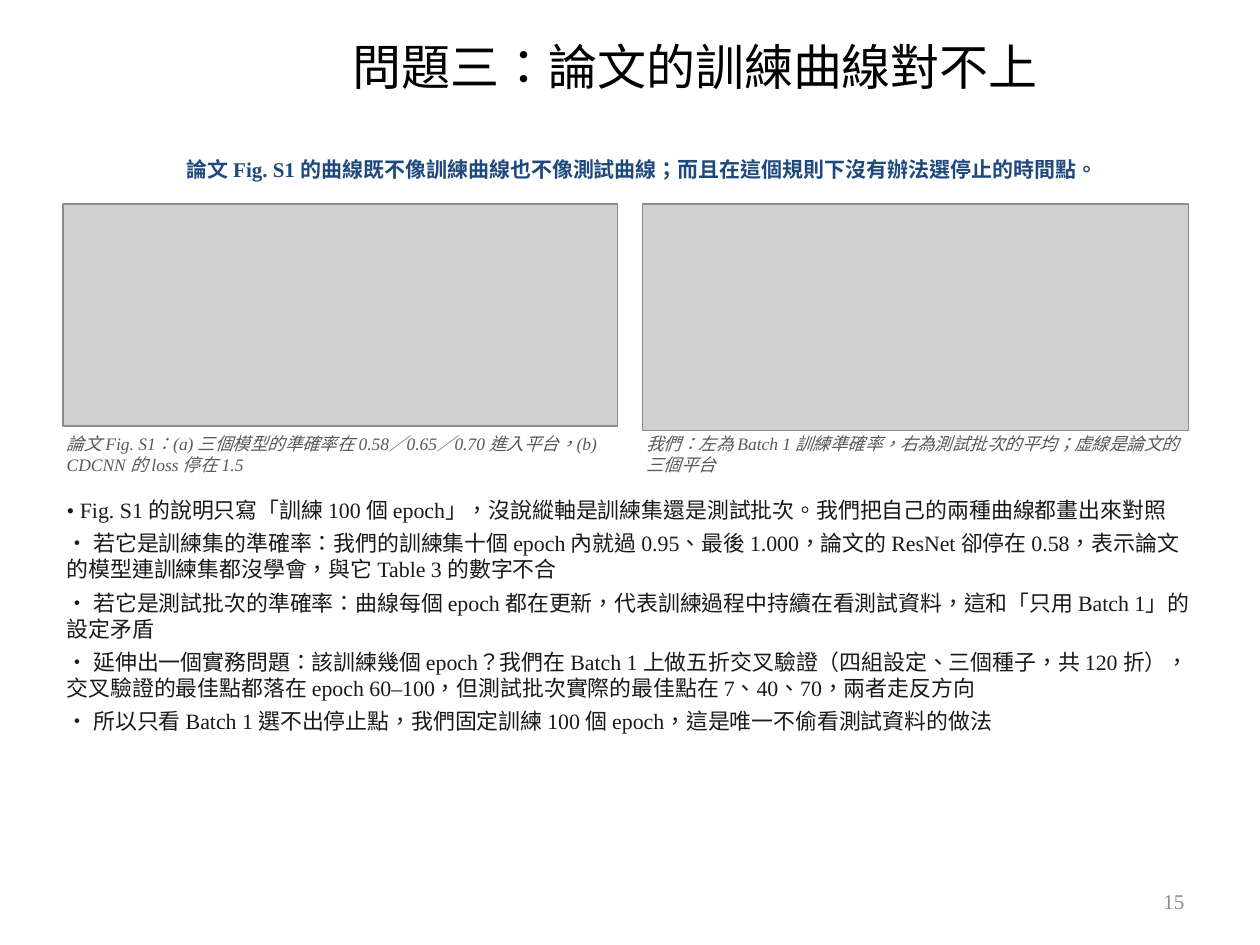
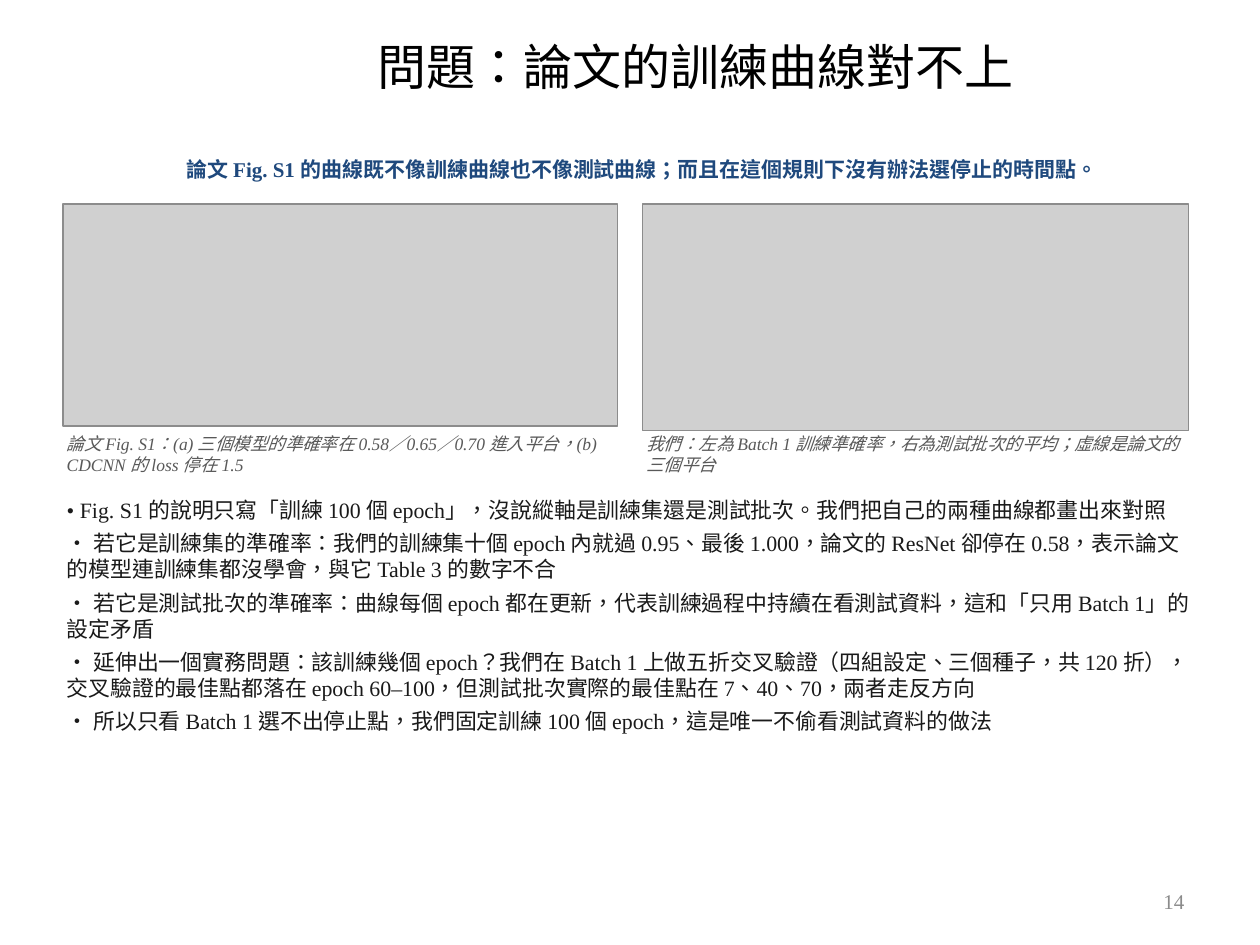
Before and after one commit to wintera1233/cdcnn, a slide deck: slide 14 of reports/09-22-merged.pptx (slide 15 before the commit). Drawn at 1260x945 pixels with LibreOffice and Linux fonts; fonts in the diff are those of the drawing; grey boxes stand for pictures; background and template pictures are left out. Boxes give left, top, right and bottom in pixels: in the first picture for what was removed or moved away, otherwise in the second. Text is boxed around its words. In the diff, an @@ line names an element or a change of style, - is before the commit and + after.

```diff
--- a/reports/09-22-merged.pptx
+++ b/reports/09-22-merged.pptx
@@ title at <box>377,43,1013,89</box>: text changed @@
-問題三：論文的訓練曲線對不上
+問題：論文的訓練曲線對不上
@@ page number at <box>1163,895,1184,909</box>: text changed @@
-15
+14
```
Also in this commit, not shown: 1 slide removed, 1 other file.
